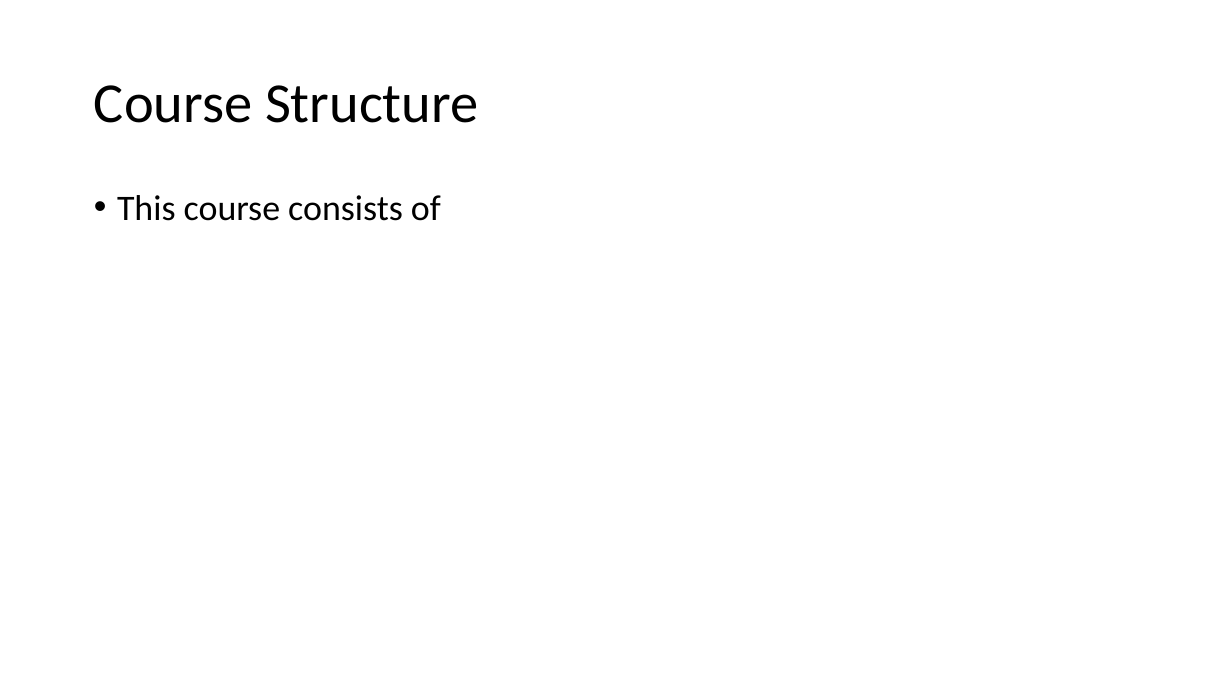
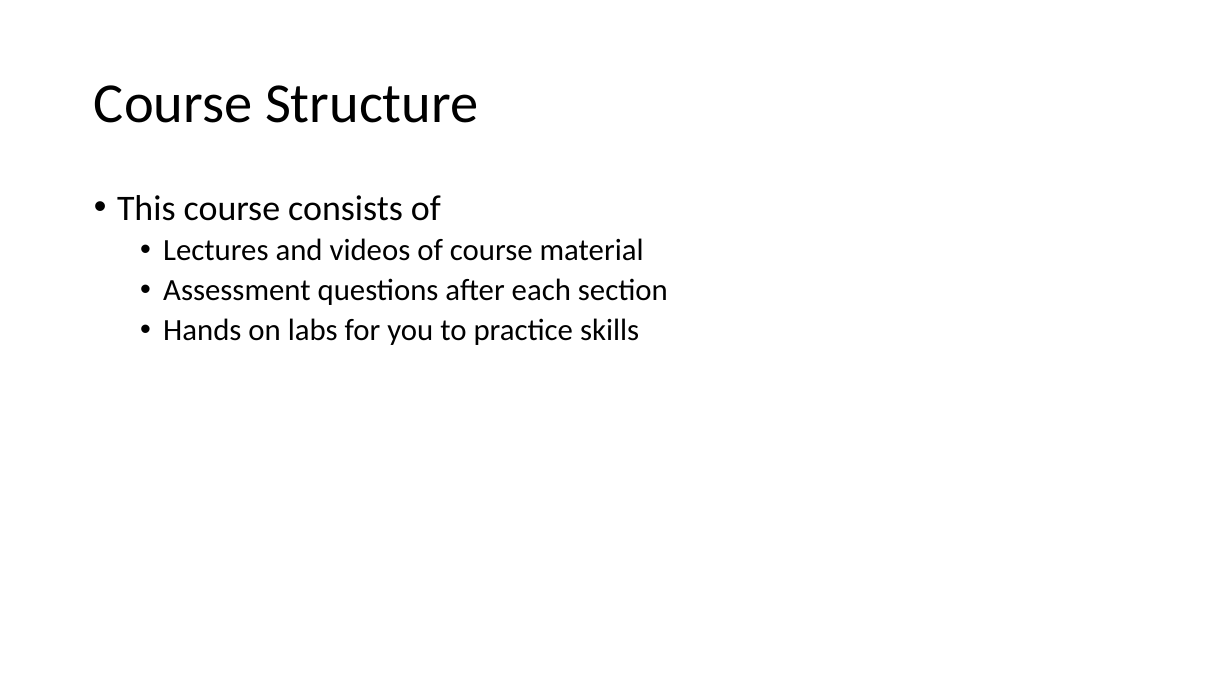
Before and after one commit to way0utwest/DatabaseDevOpsMS, a slide deck: slide 3 of Section 1- Intro to DevOps/1.1IntroDatabaseDevOps.pptx. Drawn at 1232x693 pixels with LibreOffice and Linux fonts; fonts in the diff are those of the drawing. Boxes give left, top, right and bottom in pixels: in the first picture for what was removed or moved away, otherwise in the second. Text is boxed around its words. In the diff, an @@ line names an element or a change of style, - is before the commit and + after.

```diff
--- a/Section 1- Intro to DevOps/1.1IntroDatabaseDevOps.pptx
+++ b/Section 1- Intro to DevOps/1.1IntroDatabaseDevOps.pptx
@@ text at [163, 238, 668, 345]: paragraphs added @@
+  • Lectures and videos of course material
+  • Assessment questions after each section
+  • Hands on labs for you to practice skills
```
Also in this commit, not shown: 1 other slide changed, 1 slide added, 1 other file.
